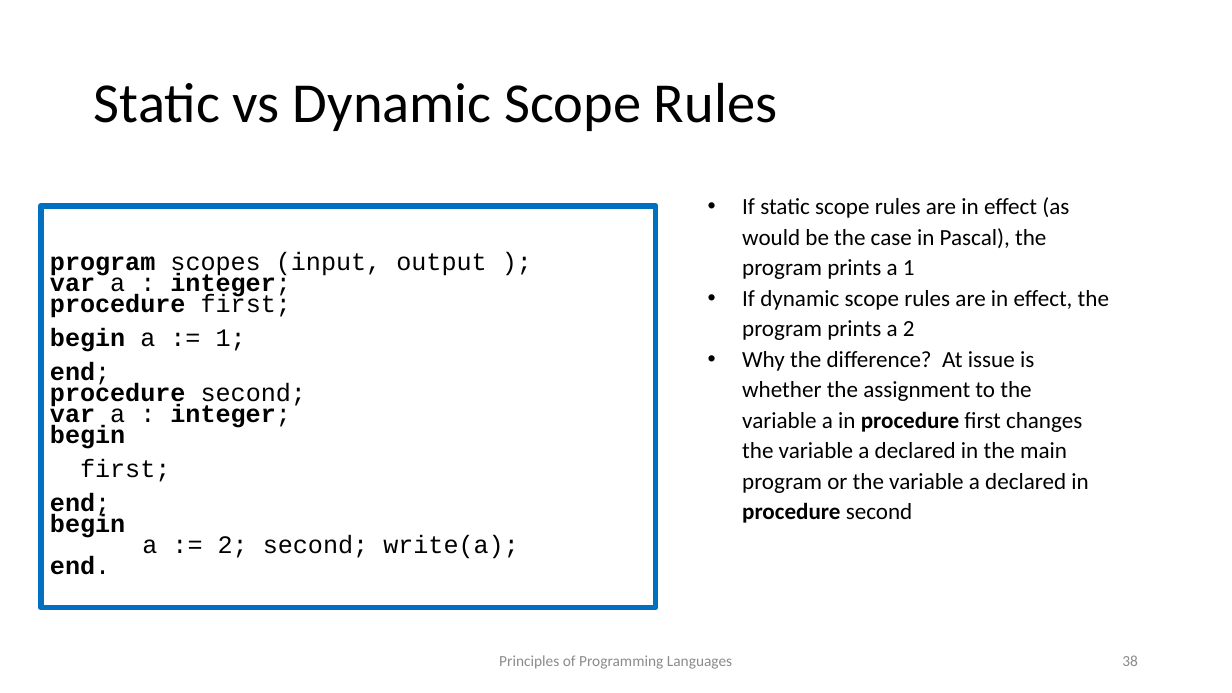
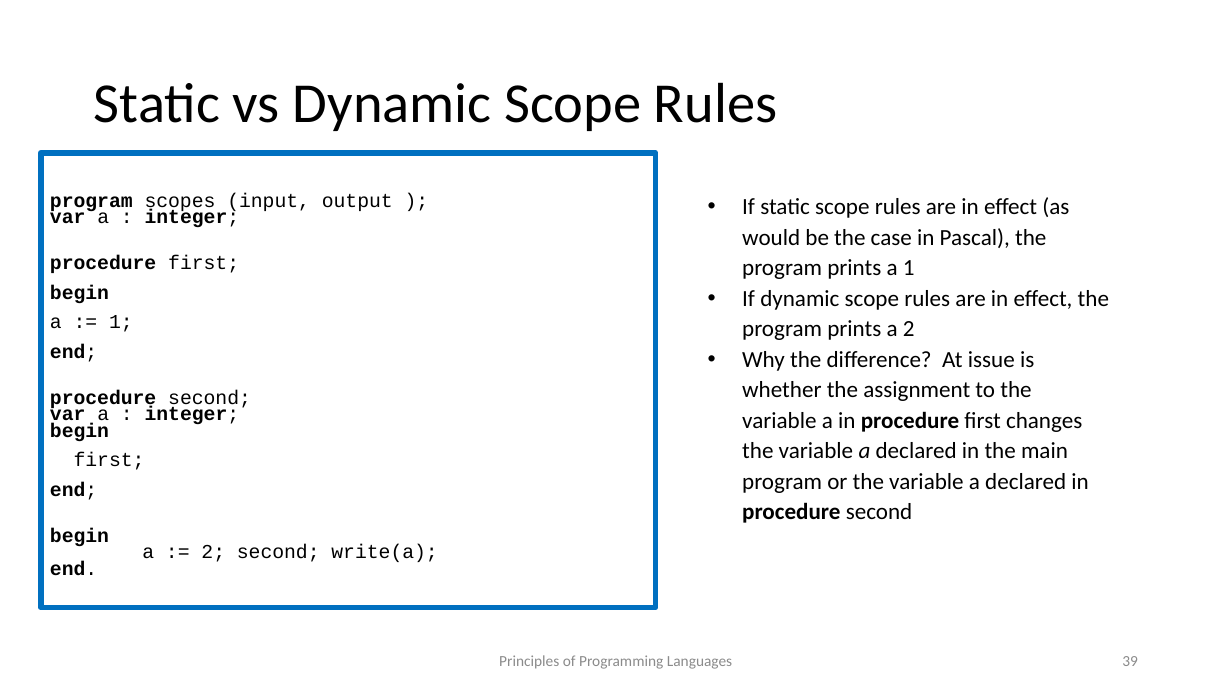
Before and after one commit to kongm/pl-design, a slide deck: slide 39 of C5-Environment.pptx (slide 38 before the commit). Drawn at 1232x693 pixels with LibreOffice and Linux fonts; fonts in the diff are those of the drawing. Boxes give left, top, right and bottom in pixels: in the first picture for what was removed or moved away, otherwise in the second. Text is boxed around its words. In the diff, an @@ line names an element or a change of style, - is before the commit and + after.

```diff
--- a/C5-Environment.pptx
+++ b/C5-Environment.pptx
@@ text "program scopes (input, output ); ...": place and size @@
-text "program scopes (input, output ); ..." at bbox=[41, 206, 655, 608]
+text "program scopes (input, output ); ..." at bbox=[41, 152, 655, 607]
@@ text at bbox=[50, 193, 393, 442]: text changed; size 19.6 to 15.4 pt @@
-program scopes (input, output );
-var a : integer;
-procedure first;
-begin a := 1;
-end;
-procedure second;
-var a : integer;
-begin
+program scopes (input, output );
+var a : integer;
+procedure first;
+begin
+a := 1;
+end;
+procedure second;
+var a : integer;
+begin
@@ text at bbox=[742, 351, 1088, 523]: italic on in "a" @@
@@ text at bbox=[74, 452, 145, 470]: size 19.6 to 15.4 pt in "first;" @@
@@ text at bbox=[50, 482, 437, 562]: text changed; size 19.6 to 15.4 pt @@
-end;
-begin
-a := 2; second; write(a);
-end.
+end;
+begin
+a := 2; second; write(a);
+end.
@@ page number at bbox=[1122, 656, 1138, 666]: text changed @@
-38
+39
```
Also in this commit, not shown: 23 other slides changed, 4 slides added, 2 slides removed, 1 other file.
